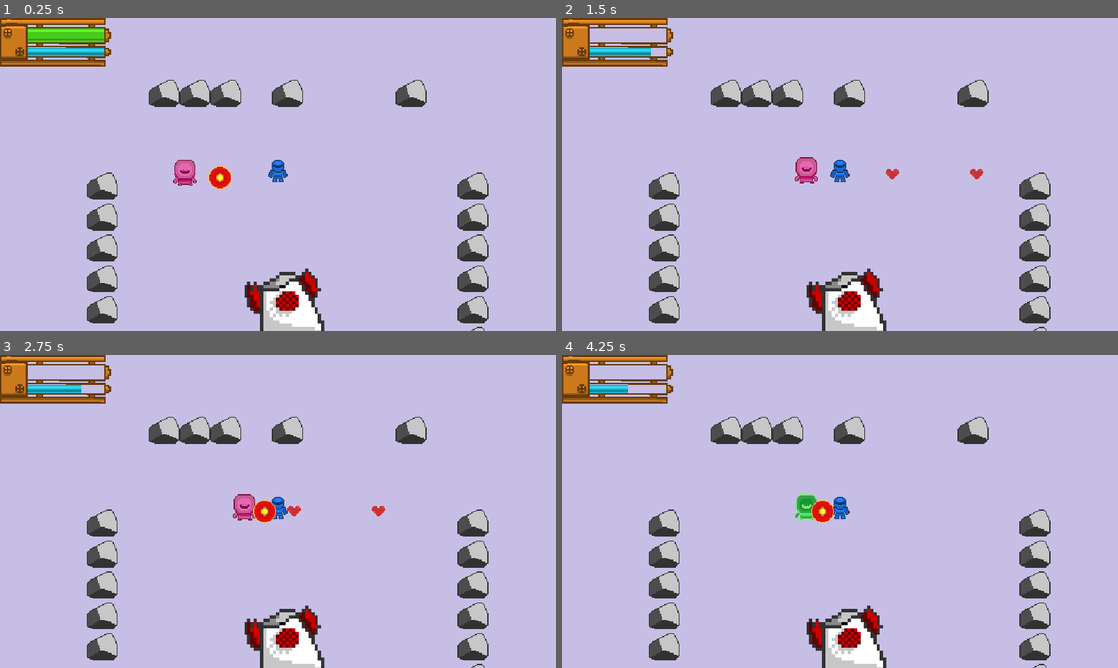
Above: before the commit, frames 1-4 (two rows, left to right).
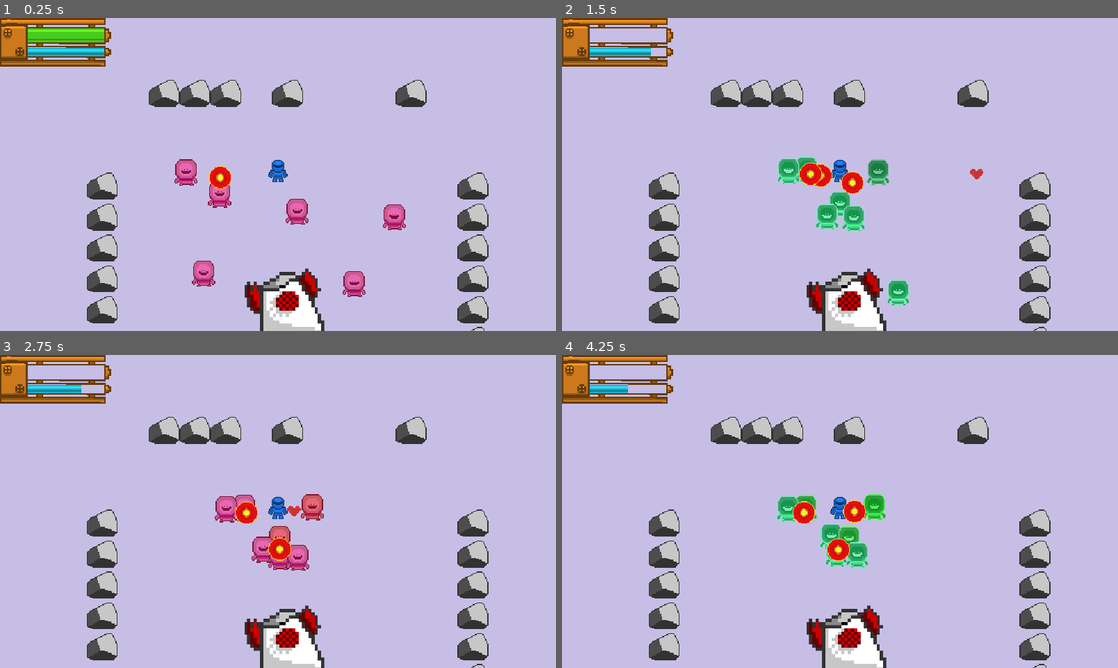
Above: after the commit, the same moments.

Repository: FREQ-E/Hanno
Game: Godot game, scene res://levels/test/test.tscn
Two runs of this game, one before a commit and one after it. Both use one fixed random seed, a clock stepped at 60 frames per second and the inputs below.
Inputs:
- Up to frame 1 (0.25 s): no input
- Up to frame 2 (1.5 s): hold Right (fire_right) 0.53-1.28 s; hold Space (sprint) 0.53-1.28 s; hold Down (fire_down) from 1.28 s (still down); tap Space (sprint) at 1.35 s
- Up to frame 3 (2.75 s): release Down (fire_down) at 2.03 s; hold Right (fire_right) from 2.03 s (still down); hold Space (sprint) from 2.03 s (still down)
- Up to frame 4 (4.25 s): release Right (fire_right) at 2.78 s; release Space (sprint) at 2.78 s; hold Up (fire_up) 2.78-3.53 s; tap Space (sprint) at 2.85 s; hold Left (fire_left) from 3.53 s (still down); hold Space (sprint) from 3.53 s (still down)

The runs differ from the first frame. In frame 1, 1.5% of the frame differs, in the area x 31-73%, y 45-90%; in frame 2, 2.4%, in the area x 38-63%, y 44-92%; in frame 3, 2.1%; in frame 4, 2.2%.

Commit message:
Basic fixed enemy AI

Diff:
--- a/actors/aliens/alien1.tscn
+++ b/actors/aliens/alien1.tscn
@@ -4,7 +4,7 @@
 [ext_resource path="res://actors/aliens/Alien.png" type="Texture" id=2]
 [ext_resource path="res://actors/aliens/enemy_shooting.gd" type="Script" id=3]
 [ext_resource path="res://ai/wander2d.gd" type="Script" id=4]
-[ext_resource path="res://ai/goto.gd" type="Script" id=5]
+[ext_resource path="res://ai/crow_goto.gd" type="Script" id=5]
 [ext_resource path="res://ai/trigger_untrigger.gd" type="Script" id=6]
 [ext_resource path="res://ai/agro2d.gd" type="Script" id=7]
 [ext_resource path="res://combat_scripts/damageable.gd" type="Script" id=8]
@@ -12,7 +12,6 @@
 [ext_resource path="res://combat_scripts/damage_hue.gd" type="Script" id=10]
 [ext_resource path="res://ai/node_sight2d.gd" type="Script" id=11]
 [ext_resource path="res://actors/spawn_instance.gd" type="Script" id=12]
-
 
 [sub_resource type="CircleShape2D" id=1]
 radius = 37.2074
@@ -41,12 +40,12 @@
 
 [node name="EnemyFlag" type="Node" parent="."]
 
-[node name="Goto" type="Node" parent="."]
+[node name="CrowGoto" type="Node" parent="."]
 script = ExtResource( 5 )
-enabled = true
 
 [node name="WanderAgro" type="Node" parent="."]
 script = ExtResource( 6 )
+goto_path = NodePath("../CrowGoto")
 
 [node name="Wander2D" type="Node" parent="WanderAgro"]
 script = ExtResource( 4 )
--- a/actors/player1/crystal_manager.gd
+++ b/actors/player1/crystal_manager.gd
@@ -1,3 +1,5 @@
+# This node stores the number of crystals picked up (ONLY AS AN INTEGER, CAN BE CHANGED)
+# In the future, this node may also be responsible for building
 class_name CrystalManager
 extends Node
 
--- /dev/null
+++ b/ai/crow_goto.gd
@@ -0,0 +1,58 @@
+# A goto which goes straight for the target
+class_name CrowGoto
+extends Node
+
+
+signal finished
+
+export var speed := 1000.0
+export var enabled := false setget set_enabled
+export var one_shot := true									# if true, will disable once the target is reached
+
+var target_origin
+var movement_vector
+var was_on_wall := false
+var path := [null, null]
+
+var _is_ready := false
+
+onready var _last_origin = get_parent().global_transform.origin
+
+
+func set_enabled(value: bool) -> void:
+	enabled = value
+
+	if not _is_ready:
+		yield(self, "ready")
+
+	if not value:
+		get_parent().movement_vector *= 0
+
+	set_process(value)
+
+
+func _process(_delta):
+	if target_origin == null:
+		return
+
+	path[0] = get_parent().global_transform.origin
+	path[1] = target_origin
+	if get_parent().is_on_wall():
+		if not was_on_wall:
+			movement_vector = (path[1] - path[0]).slide(get_parent().get_slide_collision(0).normal).normalized() * speed
+
+		was_on_wall = true
+
+	else:
+		was_on_wall = false
+		movement_vector = (path[1] - path[0]).normalized() * speed
+
+	get_parent().movement_vector = movement_vector
+
+	if one_shot:
+		if path.size() == 2 and (_last_origin - path[1]).normalized().dot((path[0] - path[1]).normalized()) <= 0:
+			set_enabled(false)
+			emit_signal("finished")
+
+		else:
+			_last_origin = path[0]
--- a/ai/wander2d.gd
+++ b/ai/wander2d.gd
@@ -11,6 +11,7 @@
 
 var timer := Timer.new()
 
+onready var character = get_parent().get_parent()
 onready var original_origin: Vector2 = get_parent().get_parent().global_transform.origin
 
 
@@ -21,10 +22,15 @@
 	timer.connect("timeout", self, "continue_loop")
 
 
+func _ready():
+	set_process(false)
+
+
 func _loop() -> void:
 	get_parent().goto.one_shot = true
 	get_parent().goto.speed = speed
 	get_parent().goto.connect("finished", self, "continue_loop")
+	set_process(true)
 
 	while active:
 		if wander_pause > 0:
@@ -41,4 +47,11 @@
 
 	get_parent().goto.enabled = false
 	get_parent().goto.disconnect("finished", self, "continue_loop")
+	set_process(false)
 	emit_signal("loop_finished")
+
+
+func _process(_delta):
+	if character.is_on_wall():
+		get_parent().goto.enabled = false
+		continue_loop()
--- a/levels/test/test.tscn
+++ b/levels/test/test.tscn
@@ -50,6 +50,27 @@
 [node name="Alien1" parent="YSort" instance=ExtResource( 3 )]
 position = Vector2( 369.37, 413.689 )
 
+[node name="Alien2" parent="YSort" instance=ExtResource( 3 )]
+position = Vector2( 523.221, 533.561 )
+
+[node name="Alien3" parent="YSort" instance=ExtResource( 3 )]
+position = Vector2( 913.041, 591.137 )
+
+[node name="Alien4" parent="YSort" instance=ExtResource( 3 )]
+position = Vector2( 448.655, 858.254 )
+
+[node name="Alien5" parent="YSort" instance=ExtResource( 3 )]
+position = Vector2( 1137.68, 905.448 )
+
+[node name="Alien6" parent="YSort" instance=ExtResource( 3 )]
+position = Vector2( 1315.13, 618.51 )
+
+[node name="Alien7" parent="YSort" instance=ExtResource( 3 )]
+position = Vector2( 1266.99, 1257.51 )
+
+[node name="Alien8" parent="YSort" instance=ExtResource( 3 )]
+position = Vector2( 805.439, 1464.22 )
+
 [node name="Player1" parent="YSort" instance=ExtResource( 2 )]
 position = Vector2( 792.519, 400 )
 
--- a/project.godot
+++ b/project.godot
@@ -33,6 +33,11 @@
 "class": "ClassicCharacter2D",
 "language": "GDScript",
 "path": "res://base_scripts/classic_character_2d.gd"
+}, {
+"base": "Node",
+"class": "CrowGoto",
+"language": "GDScript",
+"path": "res://ai/crow_goto.gd"
 }, {
 "base": "Area2D",
 "class": "CrystalBody",
@@ -125,6 +130,7 @@
 "Character2D": "",
 "CharacterAnimator": "",
 "ClassicCharacter2D": "",
+"CrowGoto": "",
 "CrystalBody": "",
 "CrystalManager": "",
 "DamageHue": "",
